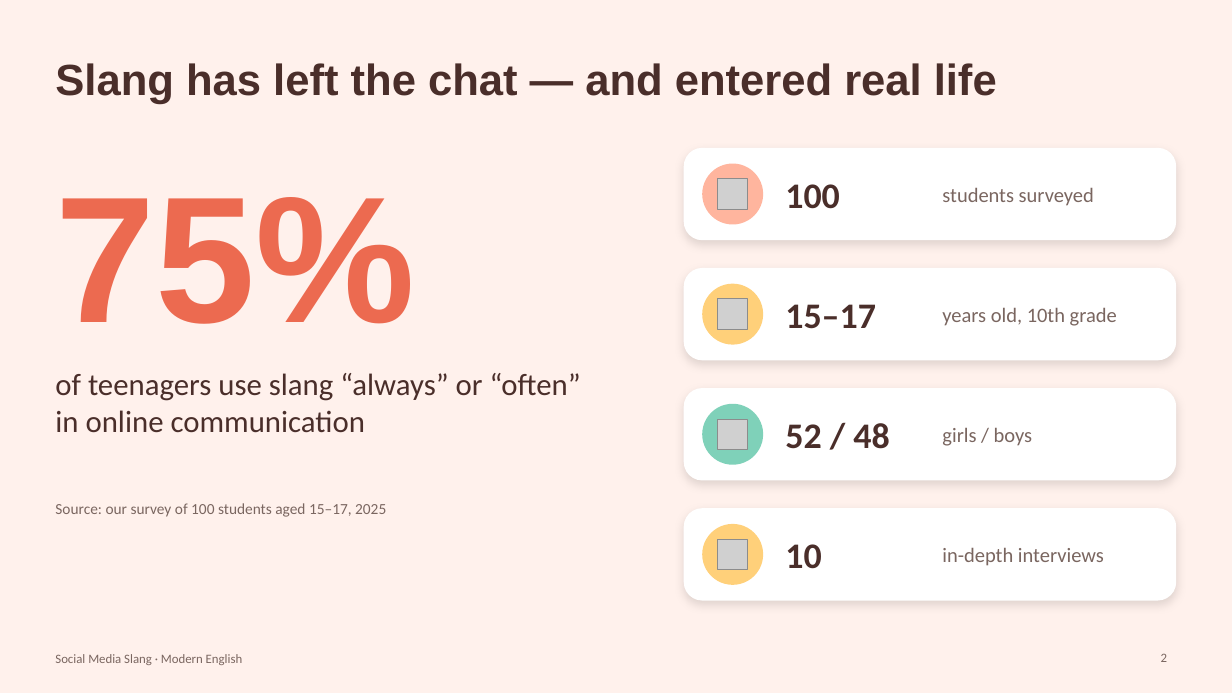
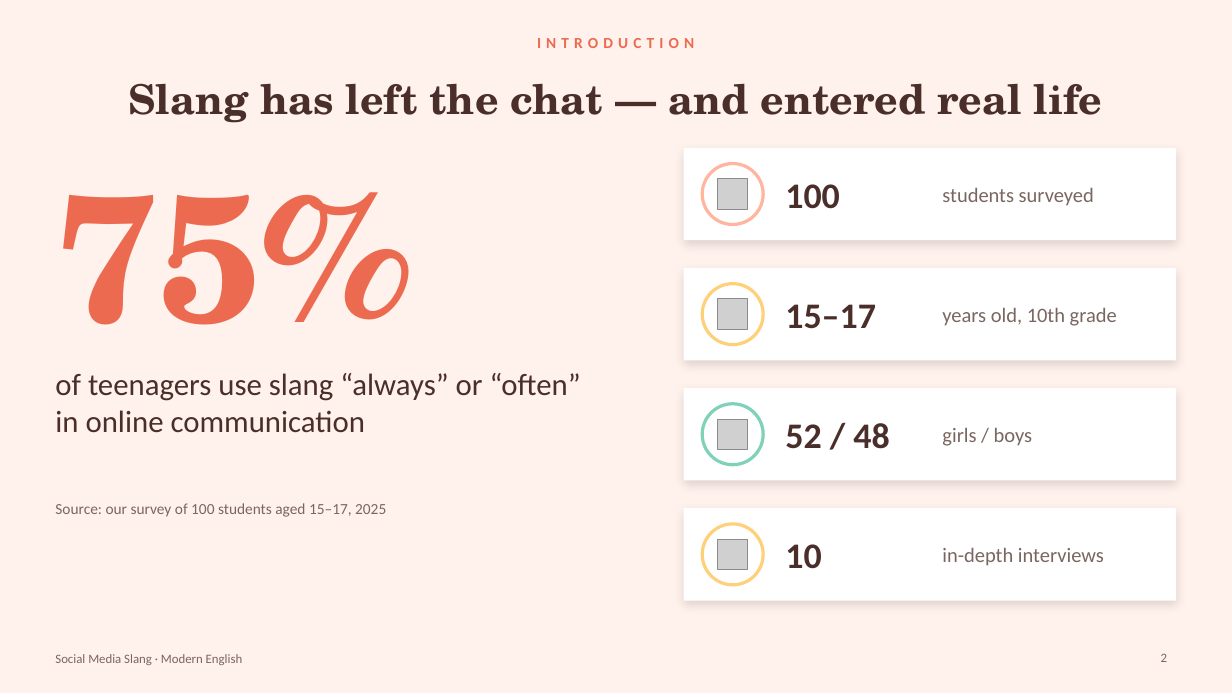
Before and after one commit to araymyrkieva9-sketch/english-daptar, a slide deck: slide 2 of variants/Slang_Presentation_4_Soft_Coral.pptx. Drawn at 1232x693 pixels with LibreOffice and Linux fonts; fonts in the diff are those of the drawing; grey boxes stand for pictures. Boxes give left, top, right and bottom in pixels: in the first picture for what was removed or moved away, otherwise in the second. Text is boxed around its words. In the diff, an @@ line names an element or a change of style, - is before the commit and + after.

```diff
--- a/variants/Slang_Presentation_4_Soft_Coral.pptx
+++ b/variants/Slang_Presentation_4_Soft_Coral.pptx
@@ text added at (x1=537, y1=38, x2=694, y2=48), 12 pt, text #EC6A50, bold @@
+INTRODUCTION
@@ title "Slang has left the chat ..." moved from (x1=55, y1=63, x2=997, y2=104) to (x1=128, y1=83, x2=1103, y2=123) @@
@@ title "Slang has left the chat ..." at (x1=128, y1=83, x2=1103, y2=123): size 34 to 32 pt, font Arial to TeX Gyre Schola; alignment left to centre @@
@@ text "75%" at (x1=55, y1=192, x2=411, y2=381): font Arial to TeX Gyre Schola @@
@@ ellipse at (x1=702, y1=164, x2=763, y2=225): fill #FFB59E to #FFFFFF; outline none to #FFB59E 2.5 pt @@
@@ ellipse at (x1=702, y1=284, x2=763, y2=345): fill #FFD07A to #FFFFFF; outline none to #FFD07A 2.5 pt @@
@@ ellipse at (x1=702, y1=404, x2=763, y2=465): fill #7FD1B9 to #FFFFFF; outline none to #7FD1B9 2.5 pt @@
@@ rounded rectangle to rectangle in 4 elements at (x1=684, y1=148, x2=1177, y2=240), (x1=684, y1=268, x2=1177, y2=360), (x1=684, y1=388, x2=1177, y2=481), (x1=684, y1=508, x2=1177, y2=601) @@
@@ ellipse at (x1=702, y1=524, x2=763, y2=585): fill #FFD07A to #FFFFFF; outline none to #FFD07A 2.5 pt @@
```
Also in this commit, not shown: 18 other slides changed, 4 other files.
